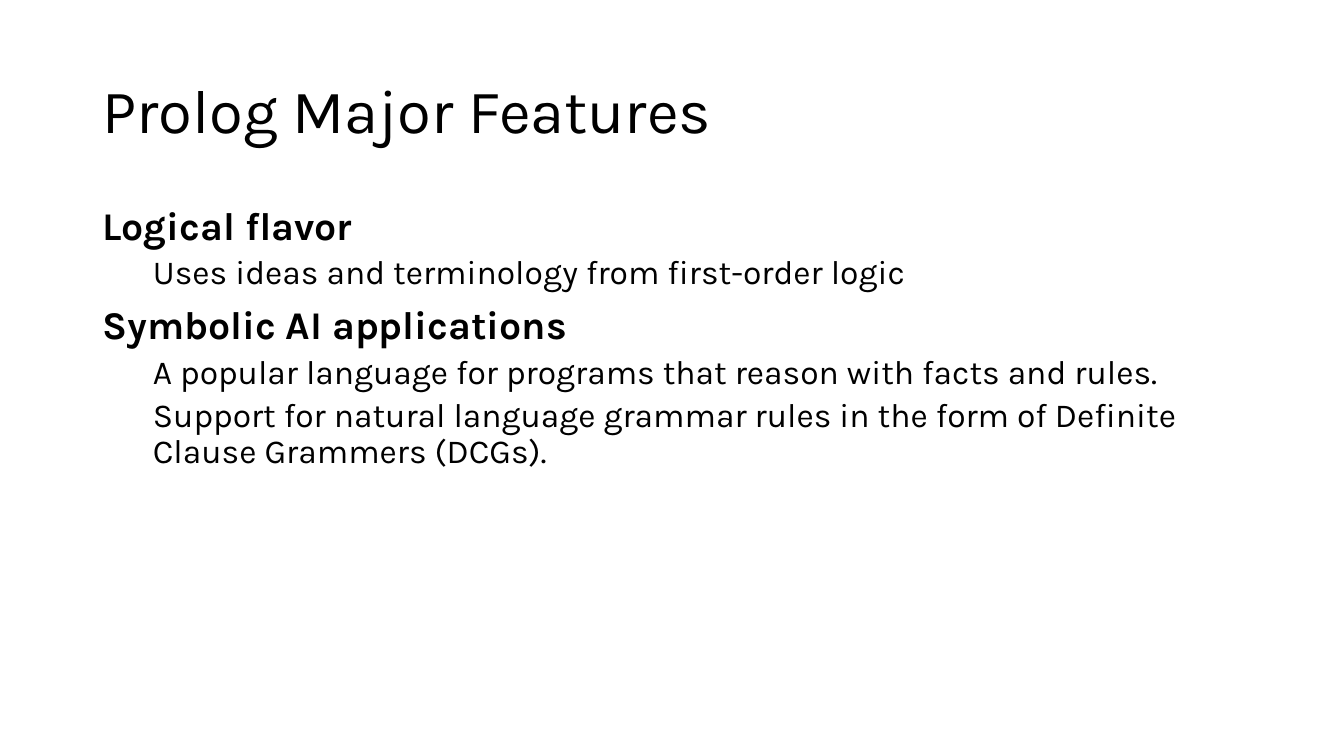
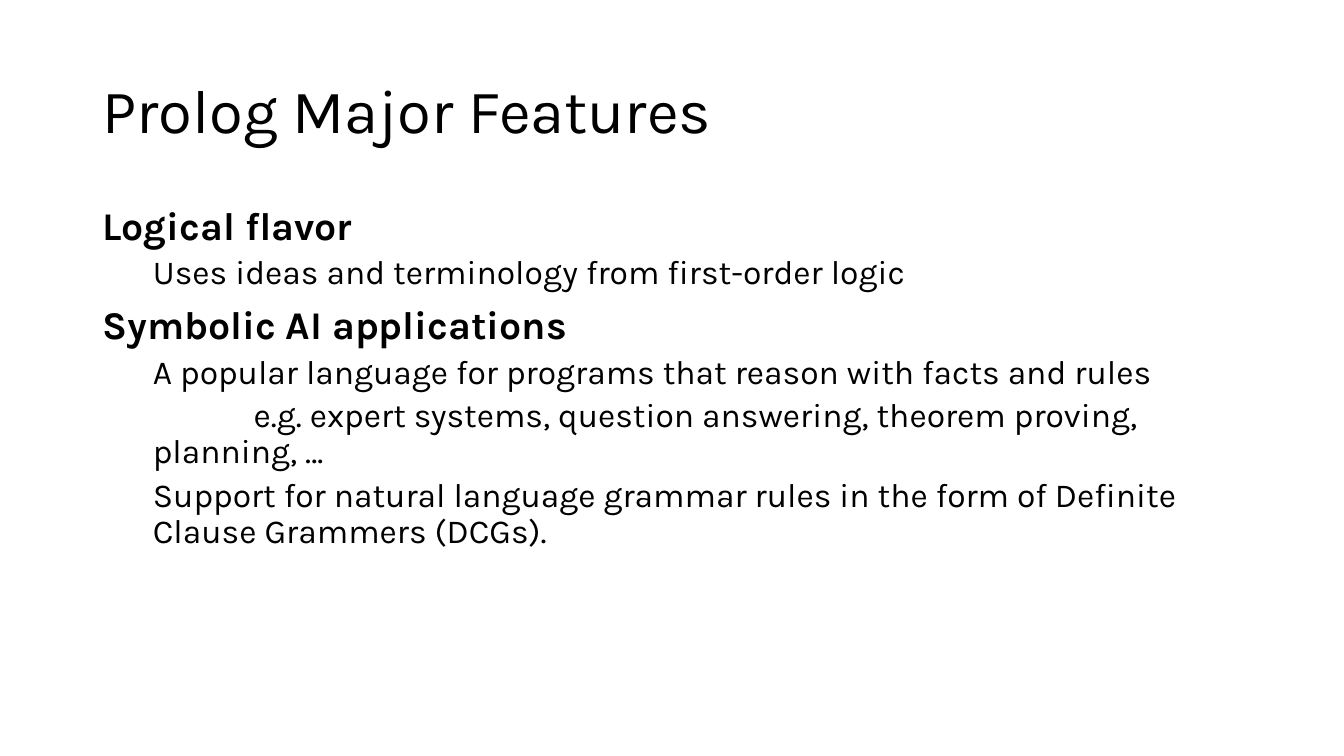
Before and after one commit to Tommy-Ren/cmpt383summer2026, a slide deck: slide 12 of prolog/prolog_intro.pptx. Drawn at 1344x756 pixels with LibreOffice and Linux fonts; fonts in the diff are those of the drawing. Boxes give left, top, right and bottom in pixels: in the first picture for what was removed or moved away, otherwise in the second. Text is boxed around its words. In the diff, an @@ line names an element or a change of style, - is before the commit and + after.

```diff
--- a/prolog/prolog_intro.pptx
+++ b/prolog/prolog_intro.pptx
@@ text at (153,361,1151,472): text changed @@
-  A popular language for programs that reason with facts and rules.
+  A popular language for programs that reason with facts and rules
+  e.g. expert systems, question answering, theorem proving, planning, …
```
Also in this commit, not shown: 2 other slides changed, 10 other files.
